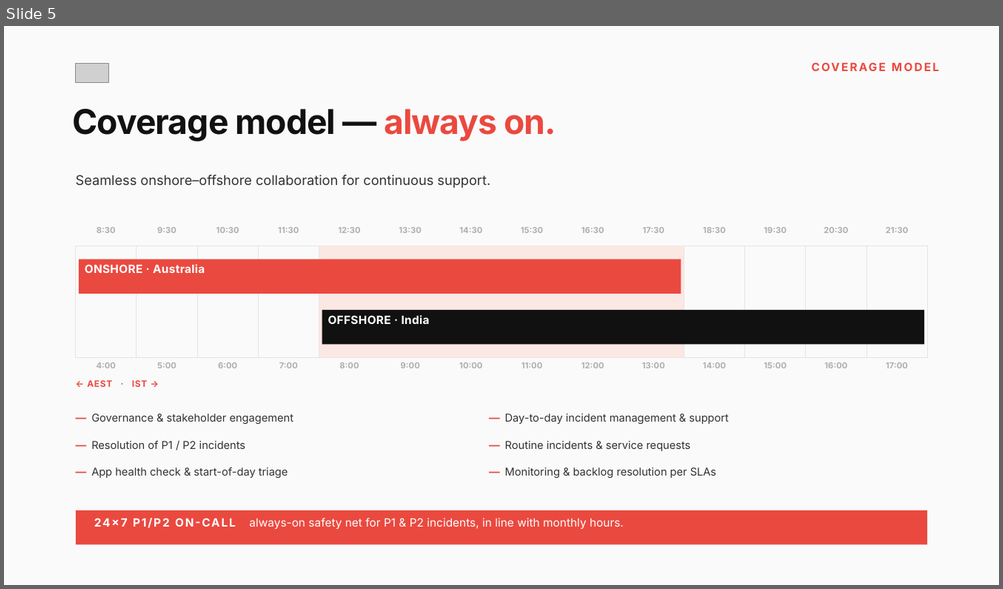
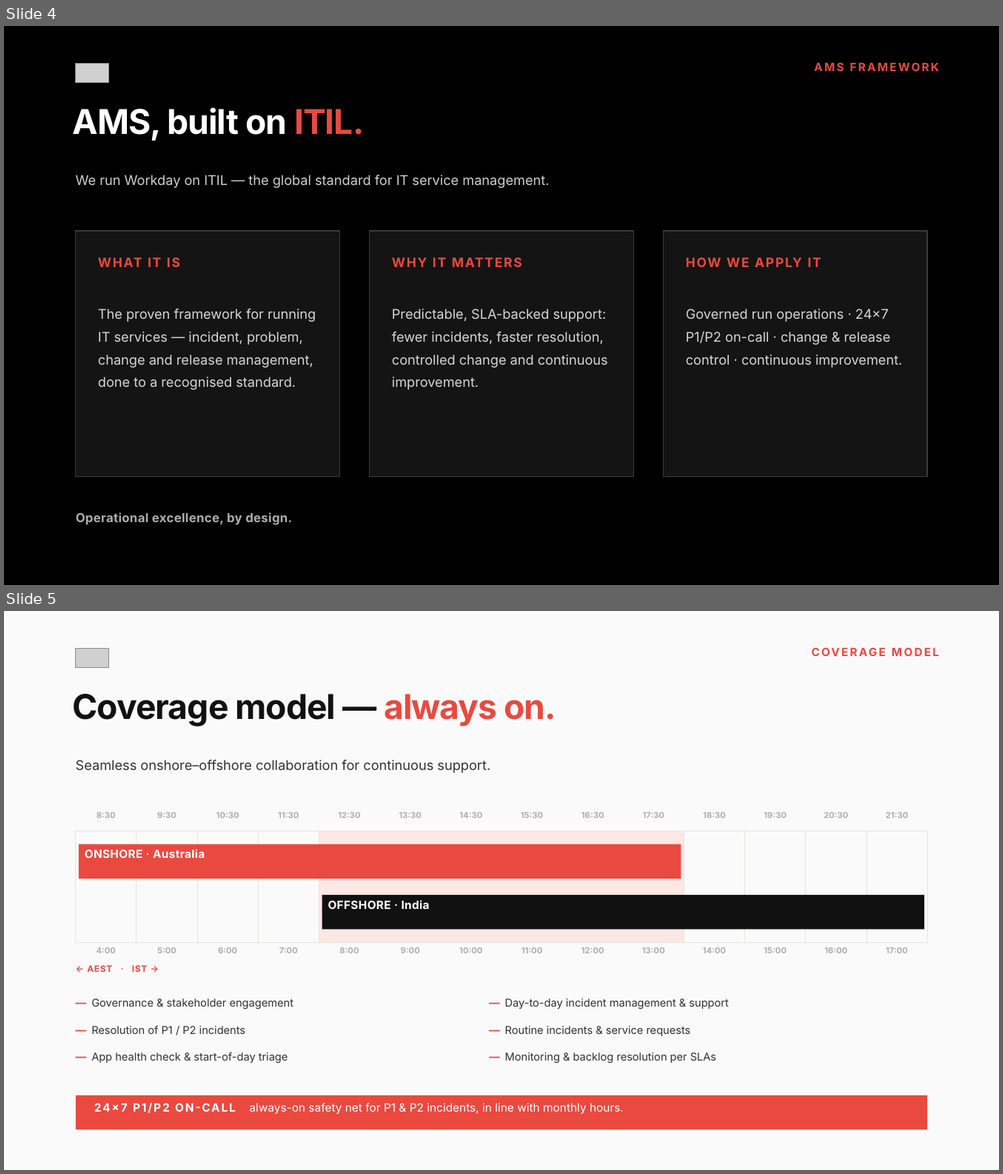
Before and after one commit to danielzrno/claude, a slide deck: design-system/samples/Mivada_AMS_Services_editorial.pptx. Shown one above the other, each under a label of ours: slide 5 before the commit, slides 4 and 5 after it. The pictures are 1003x589 and 1003x1174 pixels, drawn with LibreOffice and Linux fonts; fonts in the diff are those of the drawing; grey boxes stand for pictures. Boxes give left, top, right and bottom in pixels: in the first picture for what was removed or moved away, otherwise in the second. Text is boxed around its words. In the diff, an @@ line names an element or a change of style, - is before the commit and + after.

```diff
--- a/design-system/samples/Mivada_AMS_Services_editorial.pptx
+++ b/design-system/samples/Mivada_AMS_Services_editorial.pptx
@@ slide 4 added at box(4, 26, 999, 585), background #000000 @@
@@ picture added at box(76, 63, 108, 83) @@
@@ text added at box(814, 62, 939, 71), 11 pt, text #EA493F, bold @@
+AMS FRAMEWORK
@@ text added at box(73, 107, 364, 141), 33 pt, text #FFFFFF, bold @@
+AMS, built on ITIL.
@@ text added at box(76, 175, 549, 188), 13 pt, text #CFCFCF @@
+We run Workday on ITIL — the global standard for IT service management.
@@ rectangle added at box(76, 231, 340, 477), fill #141414, outline #3A3A3A 1 pt @@
@@ rectangle added at box(370, 231, 634, 477), fill #141414, outline #3A3A3A 1 pt @@
@@ rectangle added at box(663, 231, 928, 477), fill #141414, outline #3A3A3A 1 pt @@
@@ text added at box(98, 258, 180, 267), 12.5 pt, text #EA493F, bold @@
+WHAT IT IS
@@ text added at box(392, 258, 522, 267), 12.5 pt, text #EA493F, bold @@
+WHY IT MATTERS
@@ text added at box(686, 258, 821, 267), 12.5 pt, text #EA493F, bold @@
+HOW WE APPLY IT
@@ text added at box(98, 309, 316, 390), 13 pt, text #D6D6D6 @@
+The proven framework for running IT services — incident, problem, change and release management, done to a recognised standard.
@@ text added at box(392, 309, 608, 390), 13 pt, text #D6D6D6 @@
+Predictable, SLA-backed support: fewer incidents, faster resolution, controlled change and continuous improvement.
@@ text added at box(686, 309, 902, 368), 13 pt, text #D6D6D6 @@
+Governed run operations · 24×7 P1/P2 on-call · change & release control · continuous improvement.
@@ text added at box(76, 513, 292, 526), 12 pt, text #AEAEAE, bold @@
+Operational excellence, by design.
```
Also in this commit, not shown: 1 other slide added, 2 slides removed, 4 other files.
